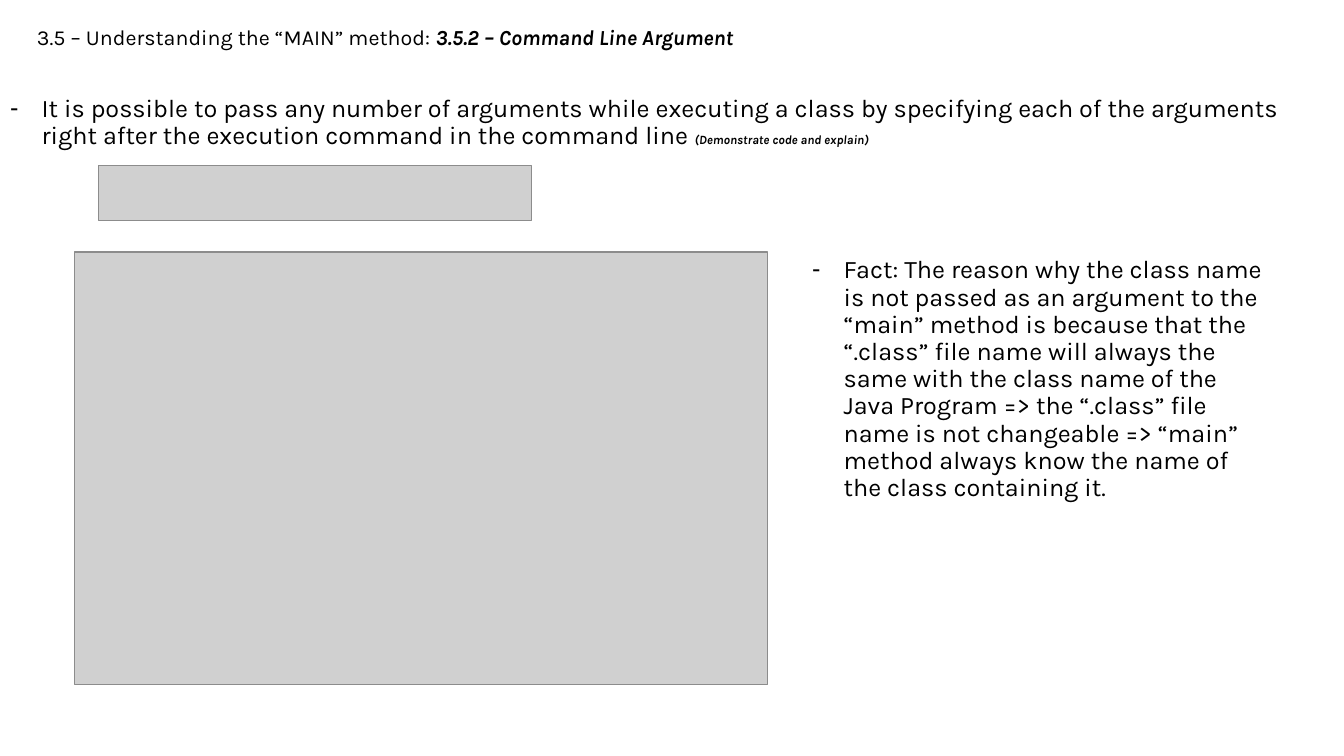
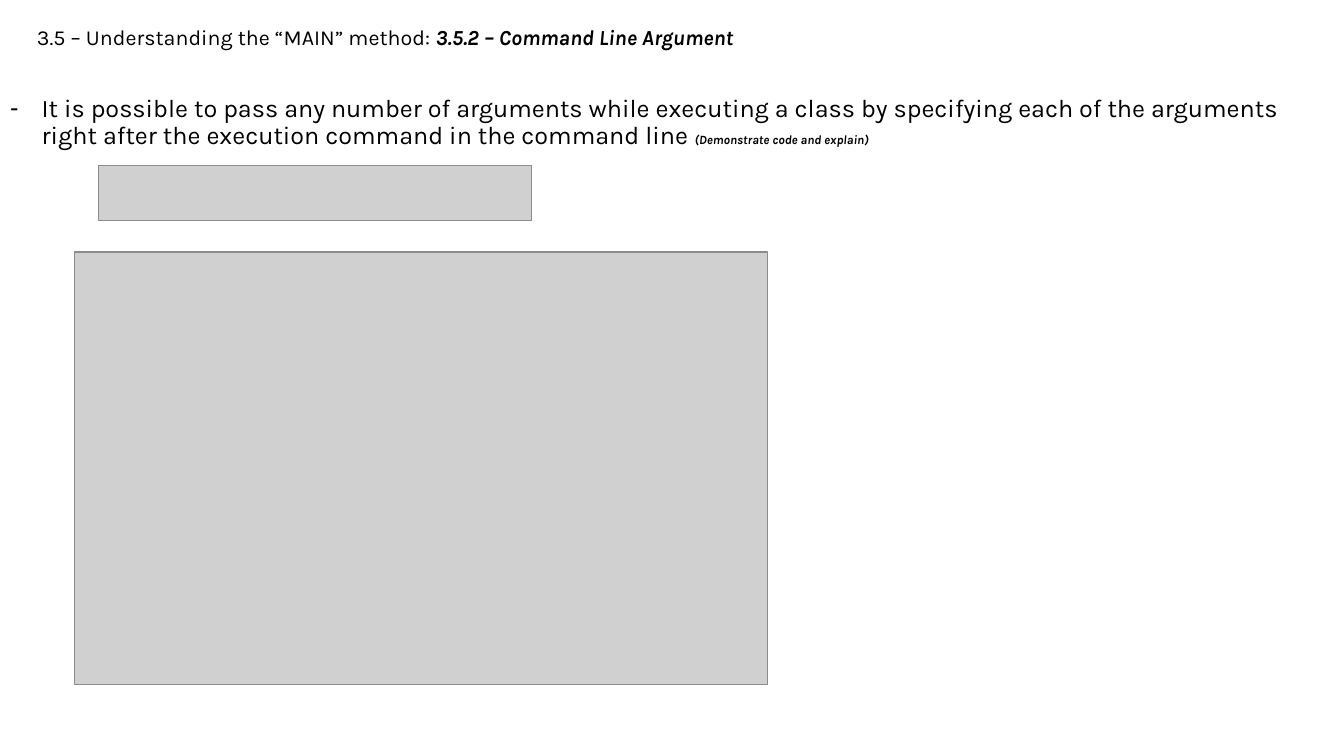
Before and after one commit to MaiDinhVinh/CS-Java, a slide deck: slide 6 of Java SE 8 Teaching Material/Chapter 3 - Java Basic.pptx. Drawn at 1344x756 pixels with LibreOffice and Linux fonts; fonts in the diff are those of the drawing; grey boxes stand for pictures. Boxes give left, top, right and bottom in pixels: in the first picture for what was removed or moved away, otherwise in the second. Text is boxed around its words. In the diff, an @@ line names an element or a change of style, - is before the commit and + after.

```diff
--- a/Java SE 8 Teaching Material/Chapter 3 - Java Basic.pptx
+++ b/Java SE 8 Teaching Material/Chapter 3 - Java Basic.pptx
@@ text removed at <box>844,260,1262,503</box> @@
-– Fact: The reason why the class name is not passed as an argument to the “main” method is because that the “.class” file name will always the same with the class name of the Java Program => the “.class” file name is not changeable => “main” method always know the name of the class containing it.
```
Also in this commit, not shown: 2 other slides changed, 3 slides added.
